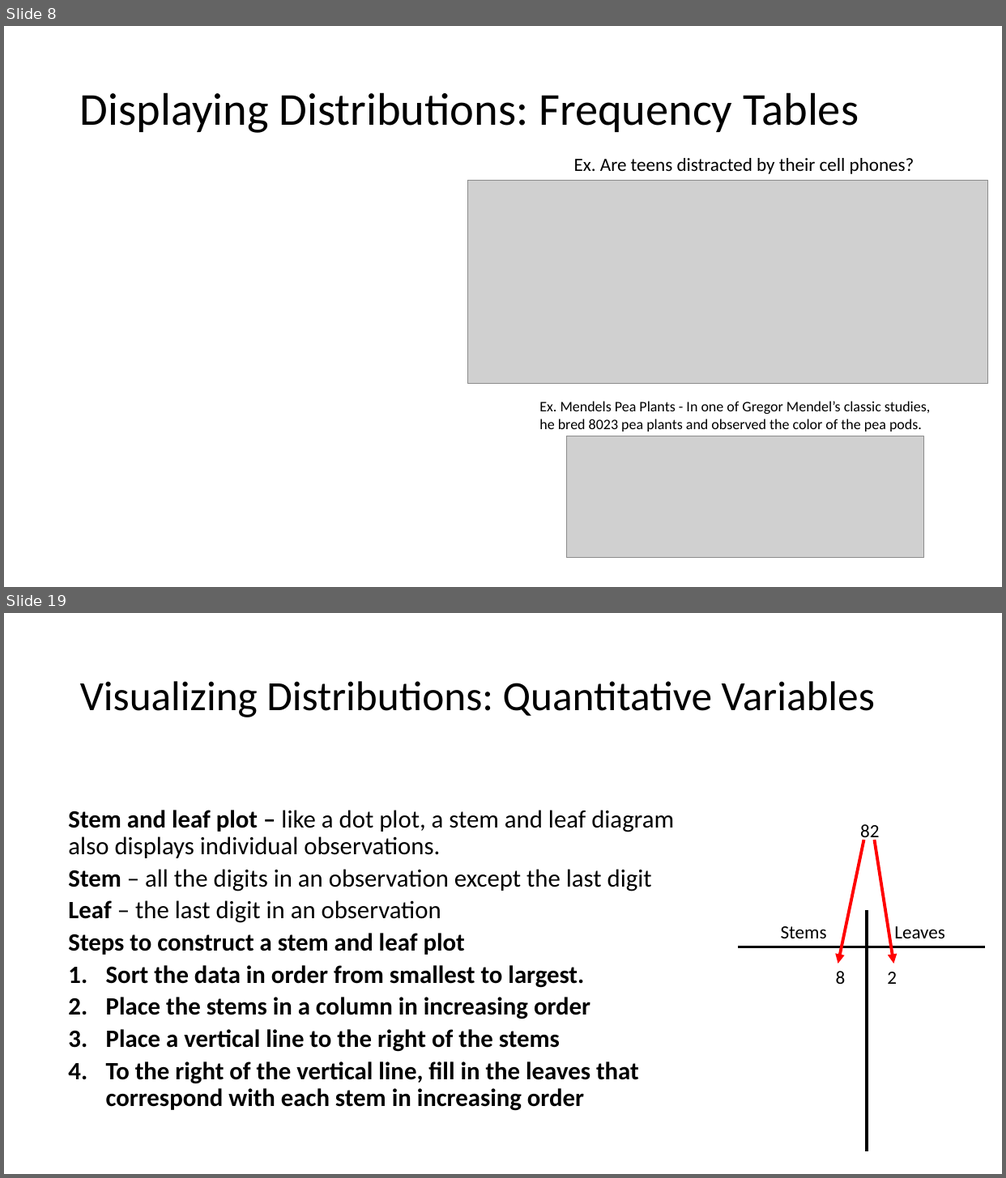
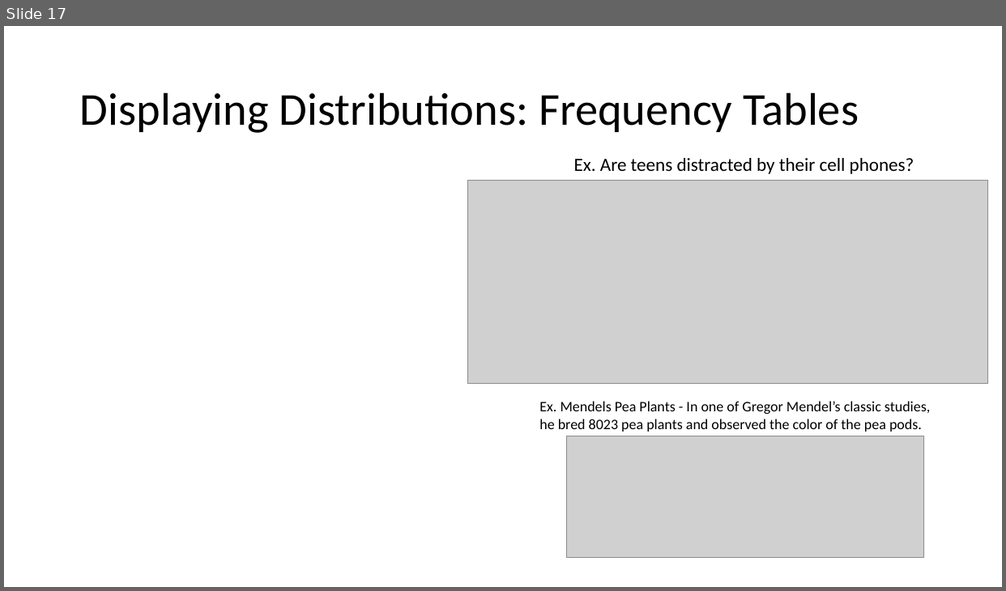
Before and after one commit to Jarred6068/UI_STAT251-03_Spring_2024, a slide deck: docs/lecture_slides/Week 1/Week1_Lecture2_Slides_1_12_2024.pptx. Shown one above the other, each under a label of ours: slides 8 and 19 before the commit, slide 17 after it; the slides between them are not shown. The pictures are 1006x1178 and 1006x591 pixels, drawn with LibreOffice and Linux fonts; fonts in the diff are those of the drawing; grey boxes stand for pictures. Boxes give left, top, right and bottom in pixels: in the first picture for what was removed or moved away, otherwise in the second. Text is boxed around its words. In the diff, an @@ line names an element or a change of style, - is before the commit and + after.

```diff
--- a/docs/lecture_slides/Week 1/Week1_Lecture2_Slides_1_12_2024.pptx
+++ b/docs/lecture_slides/Week 1/Week1_Lecture2_Slides_1_12_2024.pptx
@@ slide 19 removed at [4, 613, 1002, 1174], background #FFFFFF @@
@@ title removed at [80, 681, 875, 717] @@
-Visualizing Distributions: Quantitative Variables
@@ text removed at [68, 810, 674, 1111] @@
-  Stem and leaf plot – like a dot plot, a stem and leaf diagram also displays individual observations.
-  Stem – all the digits in an observation except the last digit
-  Leaf – the last digit in an observation
-  Steps to construct a stem and leaf plot
-  1. Sort the data in order from smallest to largest.
-  2. Place the stems in a column in increasing order
-  3. Place a vertical line to the right of the stems
-  4. To the right of the vertical line, fill in the leaves that correspond with each stem in increasing order
@@ text removed at [860, 824, 879, 843] @@
-82
@@ arrow removed from (864, 840) to (838, 964) @@
@@ arrow removed from (875, 840) to (894, 964) @@
@@ text removed at [781, 926, 827, 939] @@
-Stems
@@ line removed from (867, 1152) to (867, 910) @@
@@ text removed at [894, 926, 945, 939] @@
-Leaves
@@ line removed from (739, 947) to (986, 947) @@
@@ text removed at [836, 971, 897, 984] @@
-8 2
@@ what was slide 8 is now slide 17 @@
```
Also in this commit, not shown: 10 slides added, 13 other slides removed, 13 other files.
